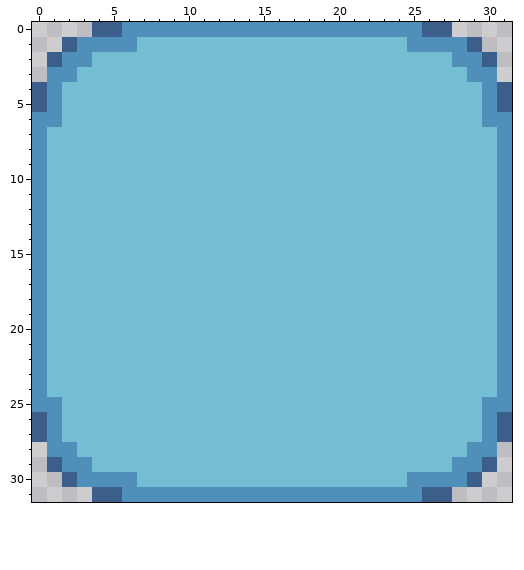
Two states of a pixel-art file, Assets/Sprites/cell-blue.aseprite. Above: the version before the commit.
32x32 pixels, 1 frame.
The result:
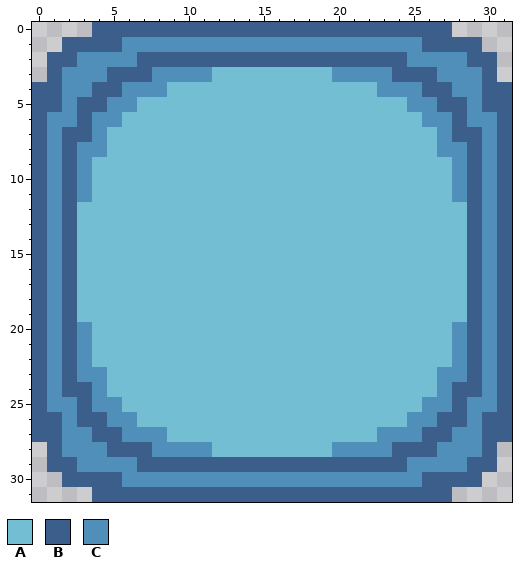
Palette (. is transparent): A #73bed3  B #3c5e8b  C #4f8fba
The edit:
layer "Layer 1" now hidden
layer "Layer 2" added
Layer "Layer 2":
y 0: x 6..25 CCCCCCCCCCCCCCCCCCCC -> BBBBBBBBBBBBBBBBBBBB
y 1: x 3..5 CCC -> BBB; x 7..24 AAAAAAAAAAAAAAAAAA -> CCCCCCCCCCCCCCCCCC; x 26..28 CCC -> BBB
y 2: x 2 C -> B; x 4..27 AAAAAAAAAAAAAAAAAAAAAAAA -> CCCBBBBBBBBBBBBBBBBBBCCC; x 29 C -> B
y 3: x 1 C -> B; x 3..11 AAAAAAAAA -> CCBBBCCCC; x 20..28 AAAAAAAAA -> CCCCBBBCC; x 30 C -> B
y 4: x 1..8 CAAAAAAA -> BCCBBCCC; x 23..30 AAAAAAAC -> CCCBBCCB
y 5: x 1..6 CAAAAA -> BCBBCC; x 25..30 AAAAAC -> CCBBCB
y 6: x 0 C -> B; x 2..5 AAAA -> CBCC; x 26..29 AAAA -> CCBC; x 31 C -> B
y 7: x 0..4 CAAAA -> BCBBC; x 27..31 AAAAC -> CBBCB
y 8: x 0..4 CAAAA -> BCBCC; x 27..31 AAAAC -> CCBCB
y 9..11: x 0..3 CAAA -> BCBC; x 28..31 AAAC -> CBCB
y 12..19: x 0..2 CAA -> BCB; x 29..31 AAC -> BCB
y 20..22: x 0..3 CAAA -> BCBC; x 28..31 AAAC -> CBCB
y 23: x 0..4 CAAAA -> BCBCC; x 27..31 AAAAC -> CCBCB
y 24: x 0..4 CAAAA -> BCBBC; x 27..31 AAAAC -> CBBCB
y 25: x 0 C -> B; x 2..5 AAAA -> CBCC; x 26..29 AAAA -> CCBC; x 31 C -> B
y 26: x 1..6 CAAAAA -> BCBBCC; x 25..30 AAAAAC -> CCBBCB
y 27: x 1..8 CAAAAAAA -> BCCBBCCC; x 23..30 AAAAAAAC -> CCCBBCCB
y 28: x 1 C -> B; x 3..11 AAAAAAAAA -> CCBBBCCCC; x 20..28 AAAAAAAAA -> CCCCBBBCC; x 30 C -> B
y 29: x 2 C -> B; x 4..27 AAAAAAAAAAAAAAAAAAAAAAAA -> CCCBBBBBBBBBBBBBBBBBBCCC; x 29 C -> B
y 30: x 3..5 CCC -> BBB; x 7..24 AAAAAAAAAAAAAAAAAA -> CCCCCCCCCCCCCCCCCC; x 26..28 CCC -> BBB
y 31: x 6..25 CCCCCCCCCCCCCCCCCCCC -> BBBBBBBBBBBBBBBBBBBB
